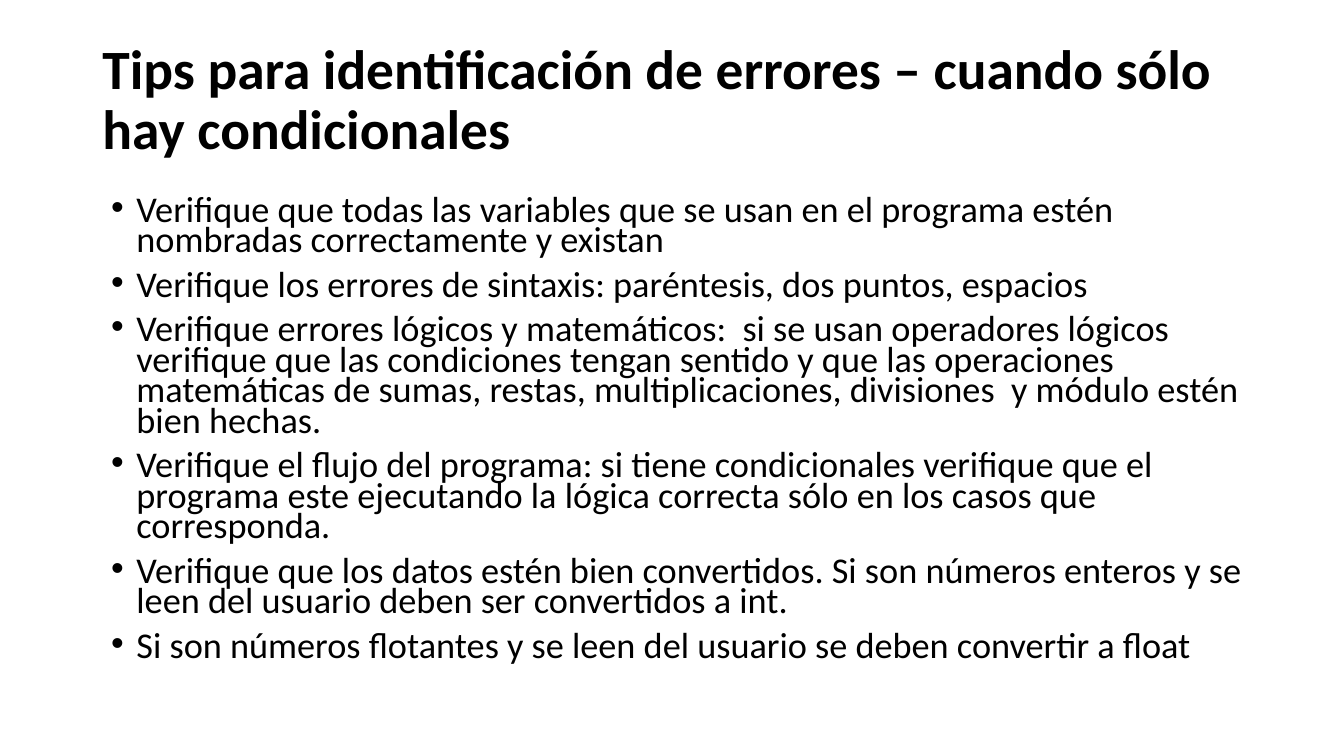
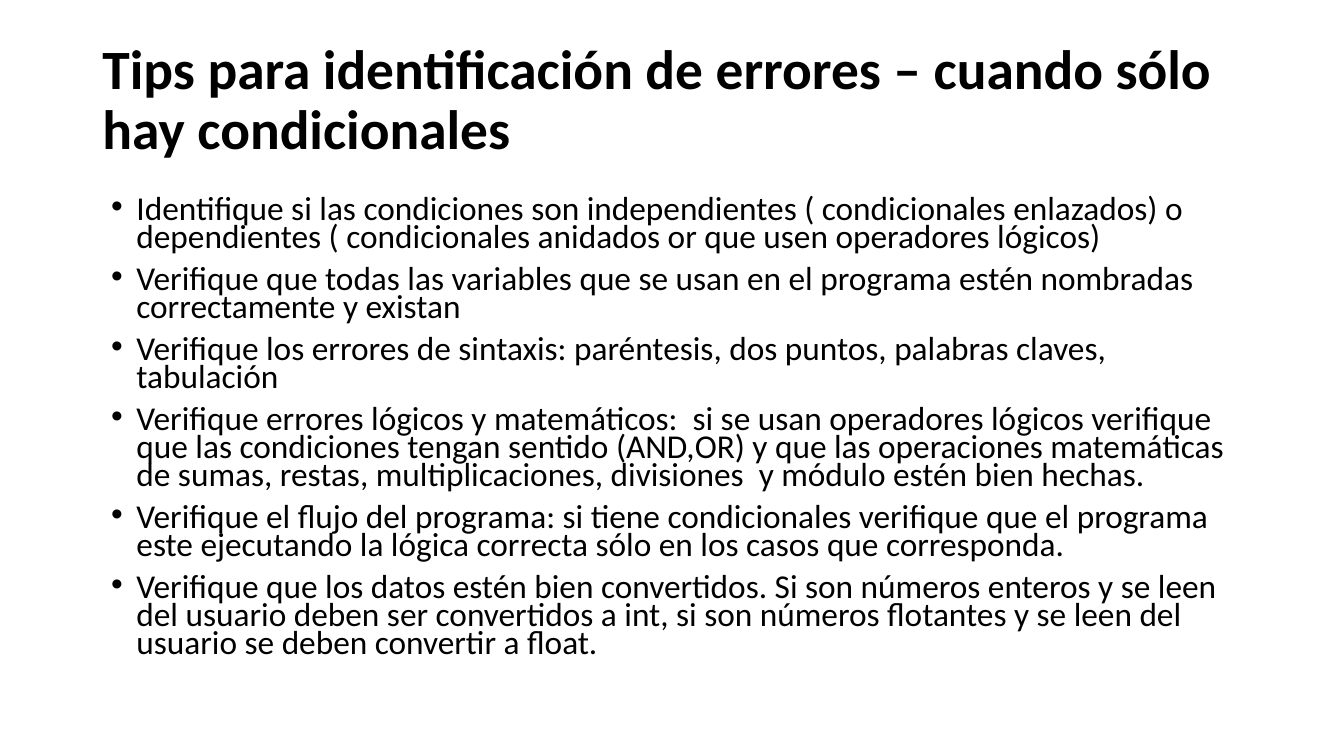
Before and after one commit to lufe089/lfrincon, a slide deck: slide 2 of material/IntroProg/Clases/0. Tips para identificacionErrores.pptx. Drawn at 1344x756 pixels with LibreOffice and Linux fonts; fonts in the diff are those of the drawing. Boxes give left, top, right and bottom in pixels: in the first picture for what was removed or moved away, otherwise in the second. Text is boxed around its words. In the diff, an @@ line names an element or a change of style, - is before the commit and + after.

```diff
--- a/material/IntroProg/Clases/0. Tips para identificacionErrores.pptx
+++ b/material/IntroProg/Clases/0. Tips para identificacionErrores.pptx
@@ text at (x1=136, y1=195, x2=1183, y2=254): paragraph added @@
+• Identifique si las condiciones son independientes ( condicionales enlazados) o dependientes ( condicionales anidados or que usen operadores lógicos)
@@ text at (x1=136, y1=267, x2=1208, y2=562): size 25.9 to 23.8 pt in "Verifique que todas las variables que se ...", "Verifique el flujo del programa: si tiene ..." @@
@@ text at (x1=136, y1=337, x2=1223, y2=492): text changed; size 25.9 to 23.8 pt @@
-• Verifique los errores de sintaxis: paréntesis, dos puntos, espacios
-• Verifique errores lógicos y matemáticos: si se usan operadores lógicos verifique que las condiciones tengan sentido y que las operaciones matemáticas de sumas, restas, multiplicaciones, divisiones y módulo estén bien hechas.
+• Verifique los errores de sintaxis: paréntesis, dos puntos, palabras claves, tabulación
+• Verifique errores lógicos y matemáticos: si se usan operadores lógicos verifique que las condiciones tengan sentido (AND,OR) y que las operaciones matemáticas de sumas, restas, multiplicaciones, divisiones y módulo estén bien hechas.
@@ text at (x1=136, y1=575, x2=1216, y2=655): text changed; size 25.9 to 23.8 pt @@
-• Verifique que los datos estén bien convertidos. Si son números enteros y se leen del usuario deben ser convertidos a int.
-• Si son números flotantes y se leen del usuario se deben convertir a float
+• Verifique que los datos estén bien convertidos. Si son números enteros y se leen del usuario deben ser convertidos a int, si son números flotantes y se leen del usuario se deben convertir a float.
```
Also in this commit, not shown: 1 other slide changed, 9 other files.
